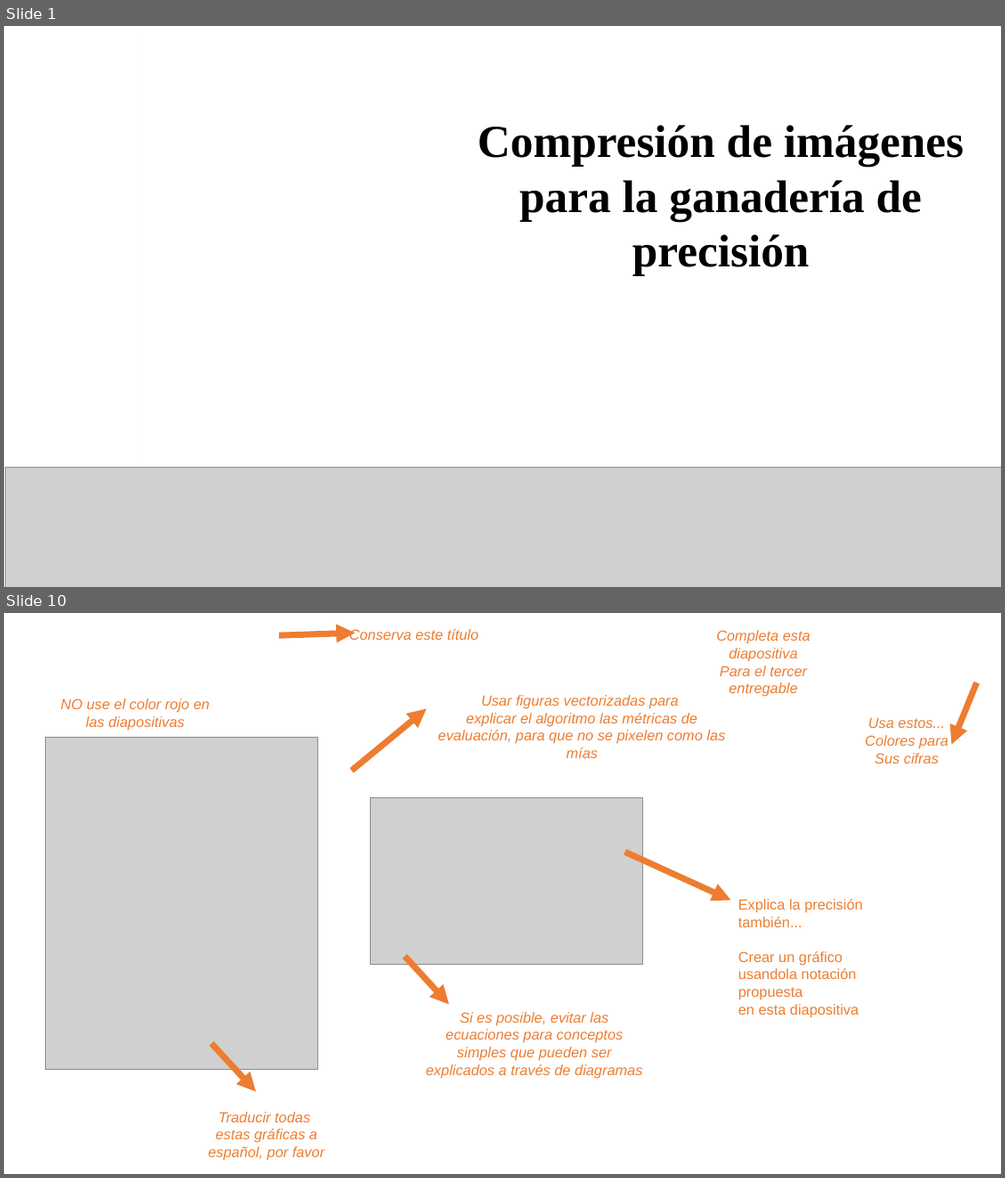
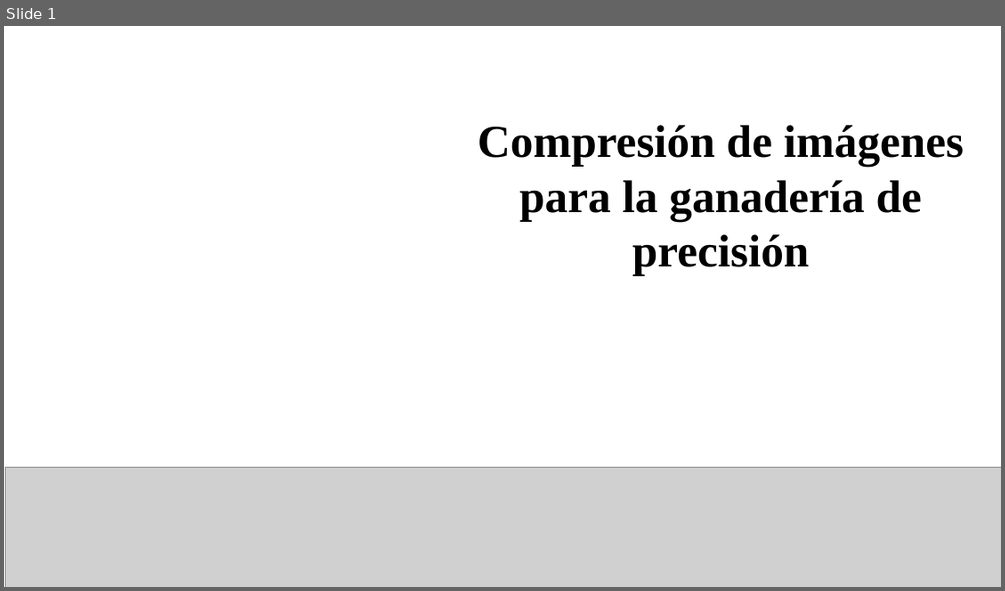
Before and after one commit to Juanes3312/ST0245-003, a slide deck: proyecto/informe/Entrega.pptx. Shown one above the other, each under a label of ours: slides 1 and 10 before the commit, slide 1 after it; the slides between them are not shown. The pictures are 1005x1178 and 1005x591 pixels, drawn with LibreOffice and Linux fonts; fonts in the diff are those of the drawing; grey boxes stand for pictures; background and template pictures are left out. Boxes give left, top, right and bottom in pixels: in the first picture for what was removed or moved away, otherwise in the second. Text is boxed around its words. In the diff, an @@ line names an element or a change of style, - is before the commit and + after.

Commit message:
entrega 3

```diff
--- a/proyecto/informe/Entrega.pptx
+++ b/proyecto/informe/Entrega.pptx
@@ slide 10 removed at <box>4,613,1001,1174</box>, background picture (left out) @@
@@ freeform shape removed at <box>279,633,356,635</box> @@
@@ text removed at <box>349,629,478,640</box> @@
-Conserva este título
@@ text removed at <box>716,630,810,697</box> @@
-Completa esta diapositiva
-Para el tercer entregable
@@ freeform shape removed at <box>952,682,977,744</box> @@
@@ text removed at <box>61,698,210,730</box> @@
-NO use el color rojo en las diapositivas
@@ freeform shape removed at <box>352,709,427,770</box> @@
@@ text removed at <box>438,713,697,1075</box> @@
-Métricas de evaluación de la clasificación
@@ text removed at <box>466,695,726,758</box> @@
-Usar figuras vectorizadas para
-explicar el algoritmo las métricas de evaluación, para que no se pixelen como las mías
@@ text removed at <box>865,717,948,763</box> @@
-Usa estos...
-Colores para
-Sus cifras
@@ picture removed at <box>45,737,317,1070</box> @@
@@ picture removed at <box>371,798,643,965</box> @@
@@ freeform shape removed at <box>625,852,731,900</box> @@
@@ text removed at <box>738,899,862,1017</box> @@
-Explica la precisión también...
-Crear un gráfico
-usandola notación propuesta
-en esta diapositiva
@@ freeform shape removed at <box>404,957,449,1004</box> @@
@@ text removed at <box>426,1012,642,1078</box> @@
-Si es posible, evitar las ecuaciones para conceptos simples que pueden ser
-explicados a través de diagramas
@@ freeform shape removed at <box>212,1043,256,1091</box> @@
@@ text removed at <box>208,1111,324,1160</box> @@
-Traducir todas
-estas gráficas a
-español, por favor
```
Also in this commit, not shown: 7 slides changed, 3 slides added, 4 other slides removed, 4 other files.
